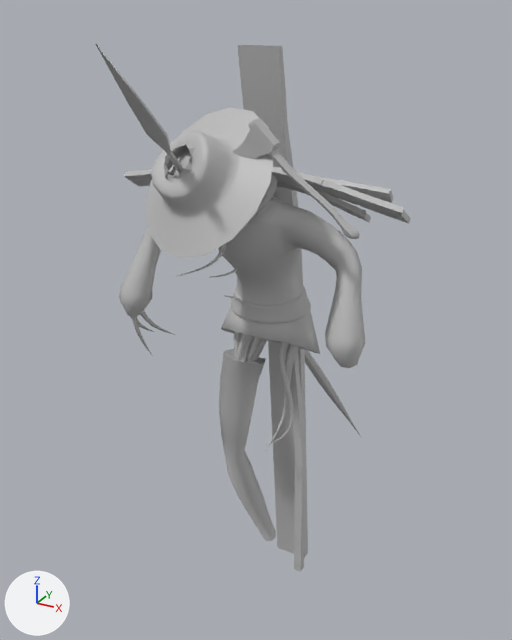
Two versions of the FBX model Assets/Artists/Models/MOD_ScareCrow.fbx, one commit apart.
One viewpoint serves both versions: a 50 mm camera at (-12.63, -24.48, 6.0) aimed at (-15.88, -18.57, 3.04). Lighting does not change. The marker at lower left points along +X, +Y and +Z. Where no turn or scale is listed for an object, it has been applied to the vertices.

Before the edit, the objects in view are built like this:
```python
me_mesh = bpy.data.meshes.new('Mesh')
me_mesh.from_pydata(...)  # 6322 vertices, 6123 faces; spans x -1.31..1.31, y -2.57..2.57, z 0.0..5.91
# faces by material slot: [6042, 81]
me_mesh.materials.append(mat_lambert1)  # grey #bcbcbc
me_mesh.materials.append(mat_lambert2)  # grey #bcbcbc
ob_pcylinder69 = bpy.data.objects.new('pCylinder69', me_mesh)
ob_pcylinder69.location = (-15.48, -18.46, -0.09)
```
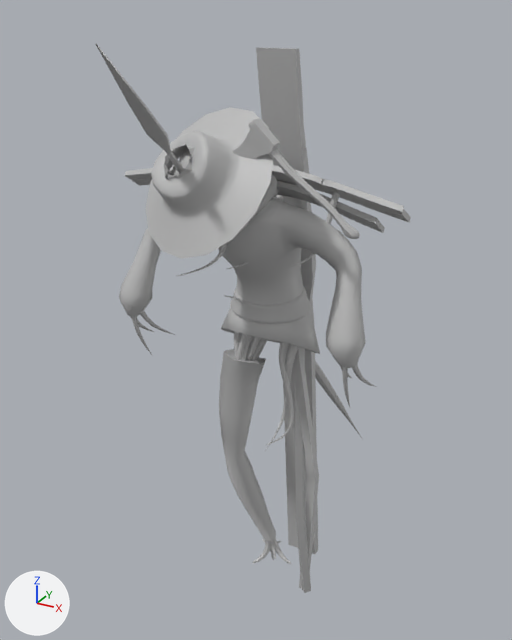
The newer file is also rescaled (x0.974), turned or shifted as a whole; pictures and numbers use the older file's frame.

The edits, one by one:
Material 'pasted__pasted__lambert2' (mat_pasted__pasted__lambert2) is new.
Its base color is (0.5, 0.5, 0.5) (grey #bcbcbc).
me_mesh is used by ob_pcylinder69; location (-15.48, -18.46, -0.09).
me_mesh had 6322 vertices, 6123 faces and spanned x -1.31..1.31, y -2.57..2.57, z 0.0..5.91.
me_mesh now has 7555 vertices, 7359 faces and spans x -1.31..1.31, y -2.57..2.61, z 0.14..5.91.
me_mesh part 1: the loose piece of 44 vertices spanning x -1.11..1.11, y -0.7..-0.54, z 4.67..4.82 is multiplied about its middle by the matrix ((0.264, -0.441, 0.435), (0.175, 0.851, -0.073), (-0.114, 0.283, 0.897)), then moved by (-0.06, -0.09, 0.08).
me_mesh part 2: the loose piece of 81 vertices spanning x -1.05..-0.94, y -1.33..-0.78, z 3.12..3.74 is copied, and the copy is moved by (2.1, -0.02, -0.02); it spans x 1.05..1.17, y -1.35..-0.8, z 3.1..3.72.
me_mesh part 3: the loose piece of 158 vertices spanning x -0.95..0.95, y -0.77..-0.51, z 4.49..4.79 is multiplied about its middle by the matrix ((-1.112, 0.0, 0.0), (0.0, 1.441, -0.283), (0.0, -0.283, 1.181)), then moved by (0.0, 0.0, -0.06).
me_mesh part 4: the loose piece of 60 vertices spanning x -0.25..0.12, y -0.7..0.25, z 0.0..5.82 is rebuilt with 84 vertices and now spans x -0.09..0.27, y -0.69..0.22, z 0.14..5.8, in mat_lambert2 (grey #bcbcbc).
me_mesh part 5: the loose piece of 12 vertices spanning x 0.08..0.43, y -0.63..-0.55, z 0.56..4.32 is rebuilt with 12 vertices and now spans x 0.23..0.53, y -0.65..-0.42, z 0.19..3.38.
me_mesh part 6: 144 vertices moved from x -1.22..1.31, y -1.18..-0.31, z 2.63..4.91 to x -1.22..1.31, y -1.16..-0.31, z 2.63..4.91; 316 vertices removed from x -1.31..1.29, y -1.35..-0.38, z 2.26..4.87; 1363 vertices added at x -1.31..1.31, y -1.35..-0.07, z 0.16..4.91.
me_mesh now uses material mat_pasted__pasted__lambert2 (grey #bcbcbc).

Where the change shows, as pixel boxes [x1, y1, x2, y2] in the pictures (512 x 640 px; the box of a moved part takes in the faces that stretch with it):
'pCylinder69', reshaped: before [96, 44, 410, 572]; after [96, 44, 411, 593]
part 1 of me_mesh, moved or reshaped (not visible afterwards): before [173, 164, 393, 203]
part 2 of me_mesh, added: after [352, 365, 376, 387]
part 3 of me_mesh, moved or reshaped: before [277, 181, 371, 223]; after [276, 181, 385, 233]
part 4 of me_mesh, rebuilt (11% narrower): before [238, 45, 308, 558]; after [256, 47, 318, 554]
part 5 of me_mesh, rebuilt: before [286, 344, 306, 572]; after [293, 347, 319, 589]
part 6 of me_mesh, built on: before [124, 166, 410, 352]; after [124, 165, 411, 593]
